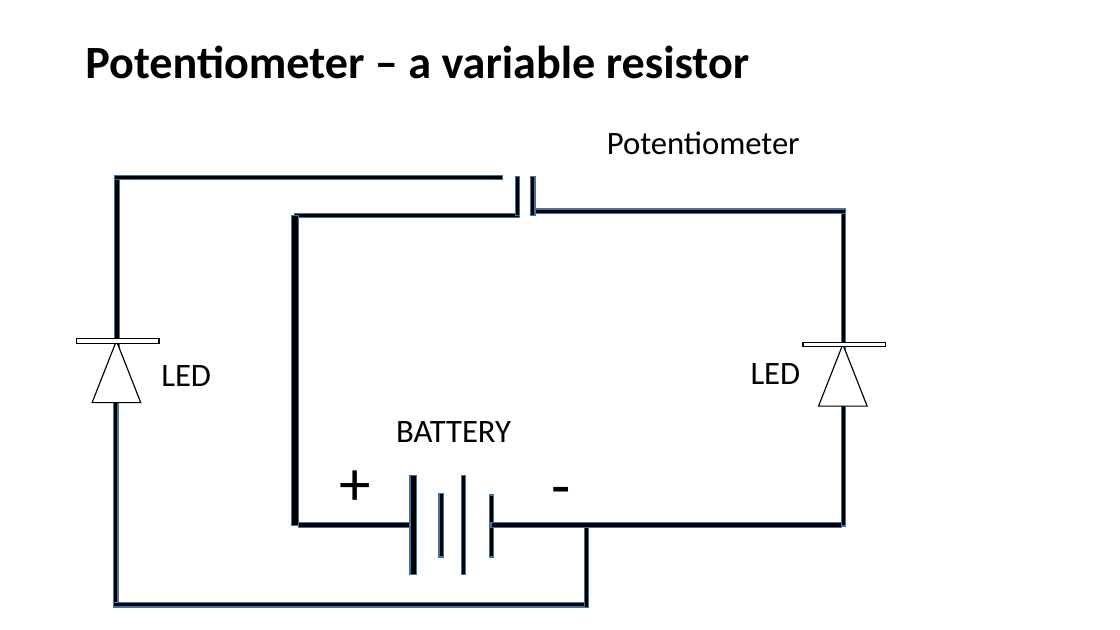
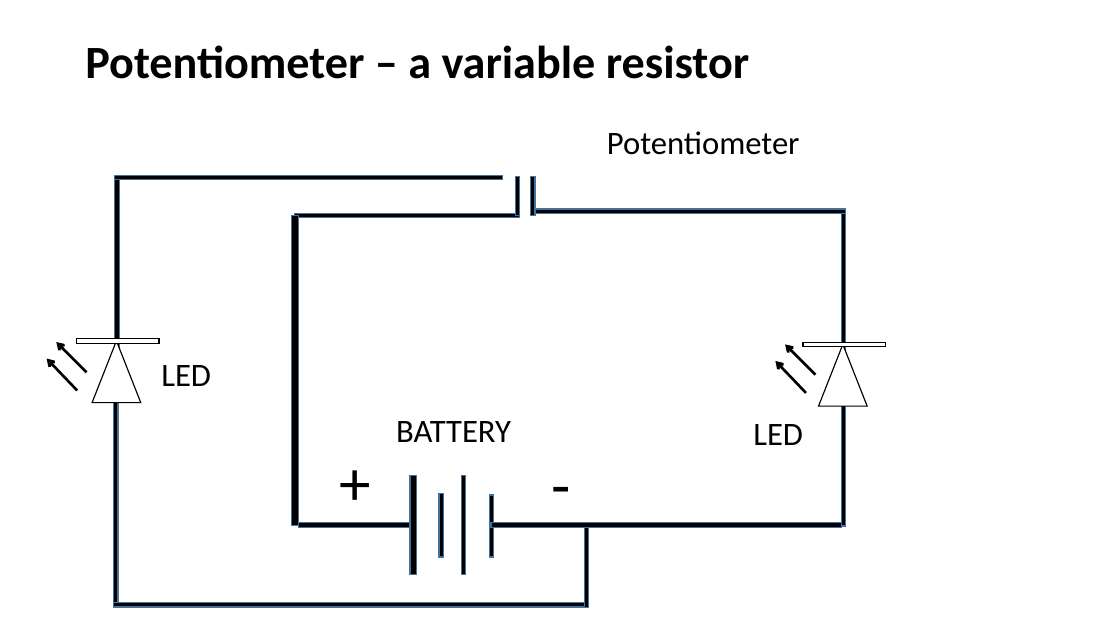
Before and after one commit to infocelab/embedded-projects, a slide deck: slide 5 of Documents/projects for schools.pptx. Drawn at 1120x630 pixels with LibreOffice and Linux fonts; fonts in the diff are those of the drawing. Boxes give left, top, right and bottom in pixels: in the first picture for what was removed or moved away, otherwise in the second. Text is boxed around its words. In the diff, an @@ line names an element or a change of style, - is before the commit and + after.

```diff
--- a/Documents/projects for schools.pptx
+++ b/Documents/projects for schools.pptx
@@ arrow added from (77, 391) to (47, 359), #000000 2.25 pt @@
@@ arrow added from (87, 372) to (56, 342), #000000 2.25 pt @@
@@ arrow added from (816, 375) to (786, 344), #000000 2.25 pt @@
@@ arrow added from (807, 393) to (776, 361), #000000 2.25 pt @@
@@ text "LED": place and size @@
-text "LED" at box(751, 363, 801, 384)
+text "LED" at box(753, 424, 803, 445)
```
Also in this commit, not shown: 8 other slides changed, 1 slide removed.
